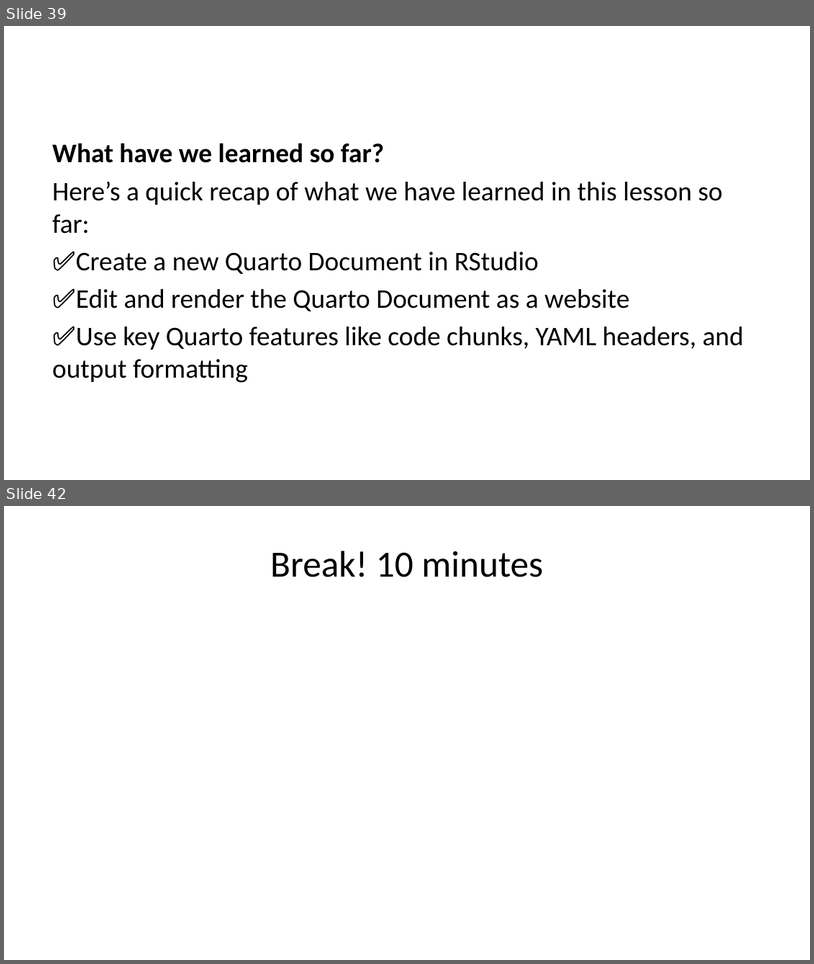
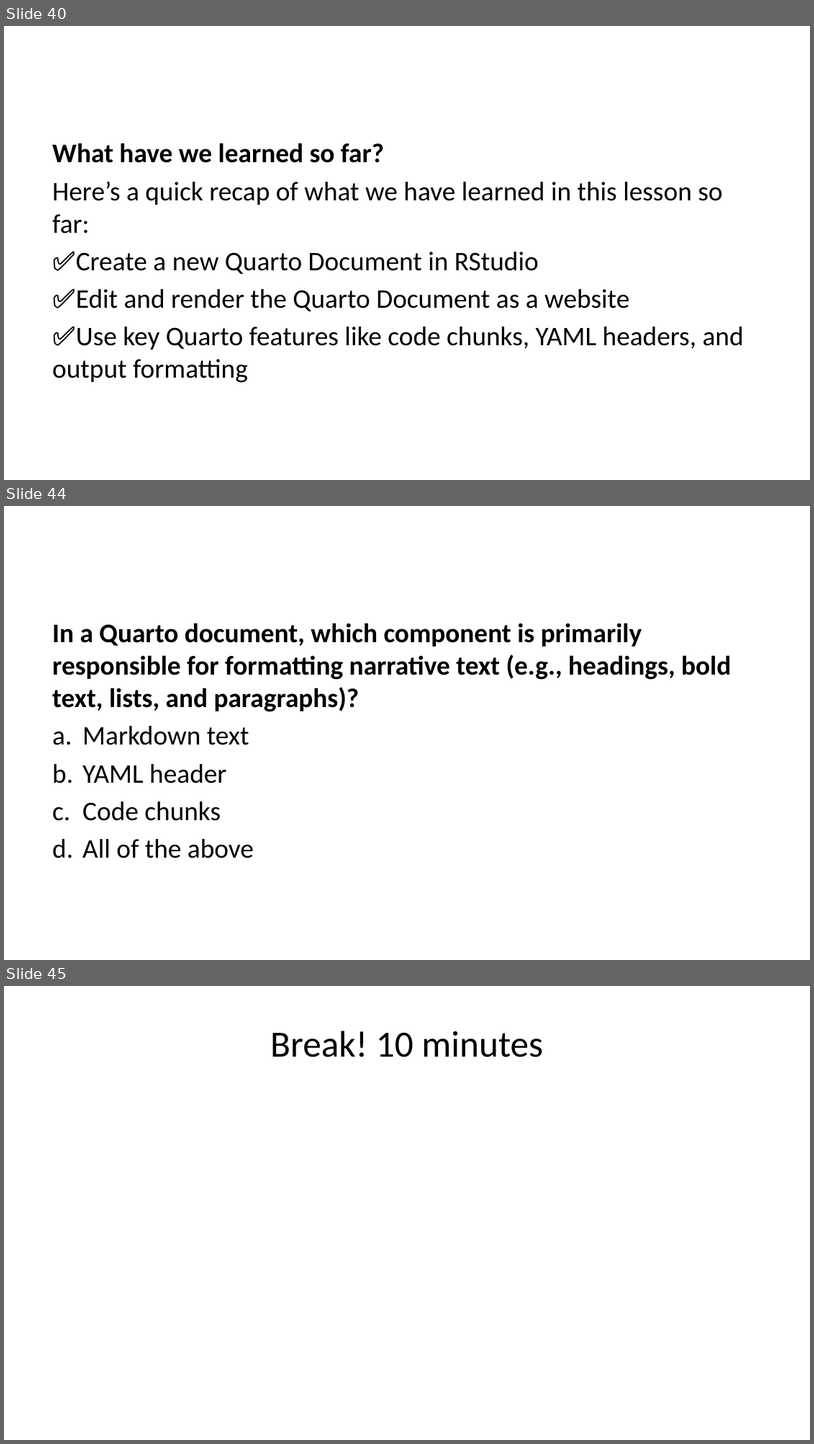
Before and after one commit to lmu-osc/train-the-trainer-student-track-OS, a slide deck: materials/OS-M3/OS-M3-S6-Quarto/OS-M3-S6-Quarto-slides.pptx. Shown one above the other, each under a label of ours: slides 39 and 42 before the commit, slides 40, 44 and 45 after it; the slides between them are not shown. The pictures are 814x964 and 814x1444 pixels, drawn with LibreOffice and Linux fonts; fonts in the diff are those of the drawing. Boxes give left, top, right and bottom in pixels: in the first picture for what was removed or moved away, otherwise in the second. Text is boxed around its words. In the diff, an @@ line names an element or a change of style, - is before the commit and + after.

```diff
--- a/materials/OS-M3/OS-M3-S6-Quarto/OS-M3-S6-Quarto-slides.pptx
+++ b/materials/OS-M3/OS-M3-S6-Quarto/OS-M3-S6-Quarto-slides.pptx
@@ slide 44 added at box(4, 506, 810, 960), background #FFFFFF @@
@@ text added at box(52, 623, 731, 858), 24 pt, text #000000, bold @@
+In a Quarto document, which component is primarily responsible for formatting narrative text (e.g., headings, bold text, lists, and paragraphs)?
+a. Markdown text
+b. YAML header
+c. Code chunks
+d. All of the above
@@ what was slide 39 is now slide 40 @@
@@ what was slide 42 is now slide 45 @@
```
Also in this commit, not shown: 5 slides changed, 11 other slides added, 5 slides removed, 30 other files.
